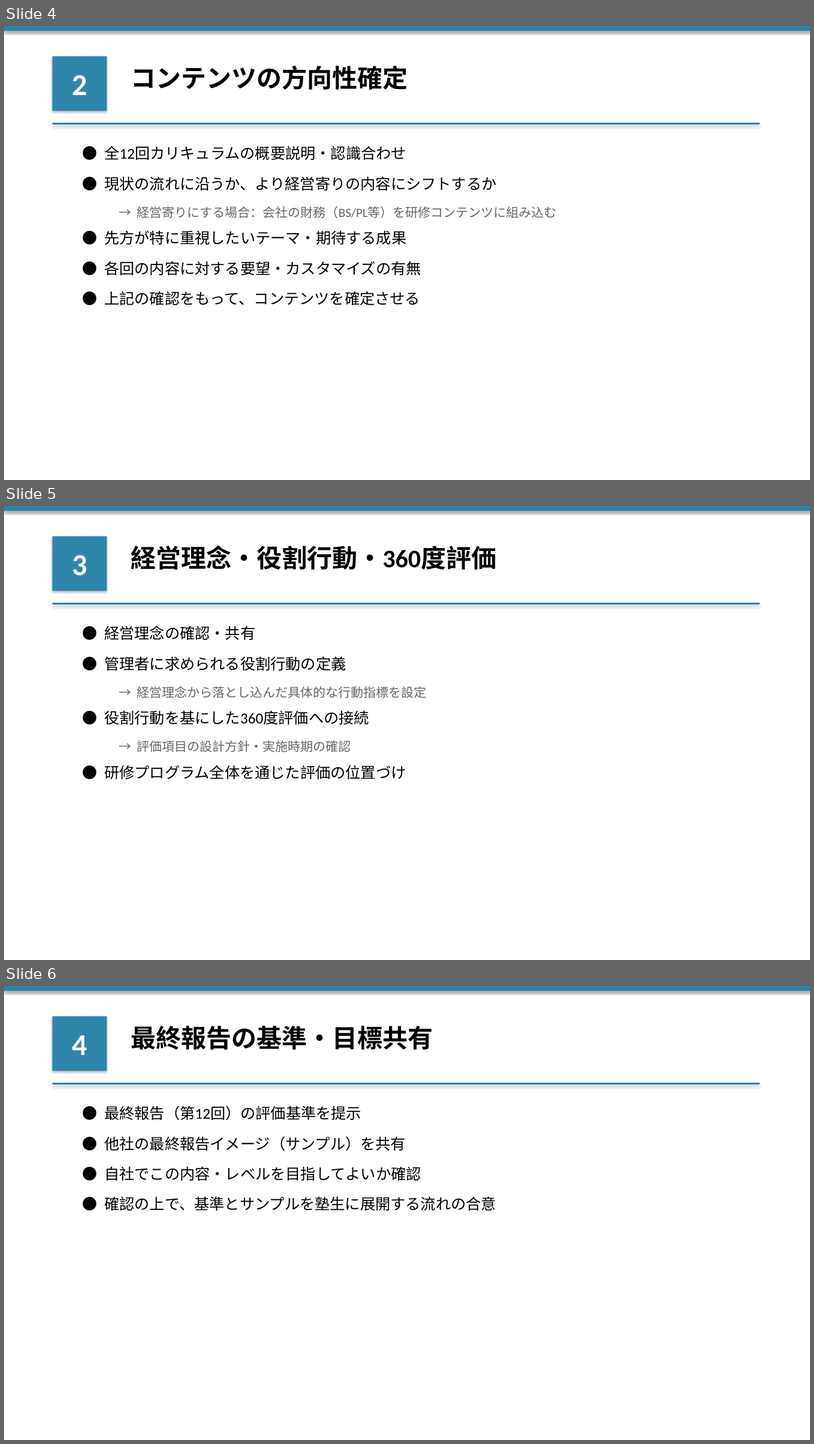
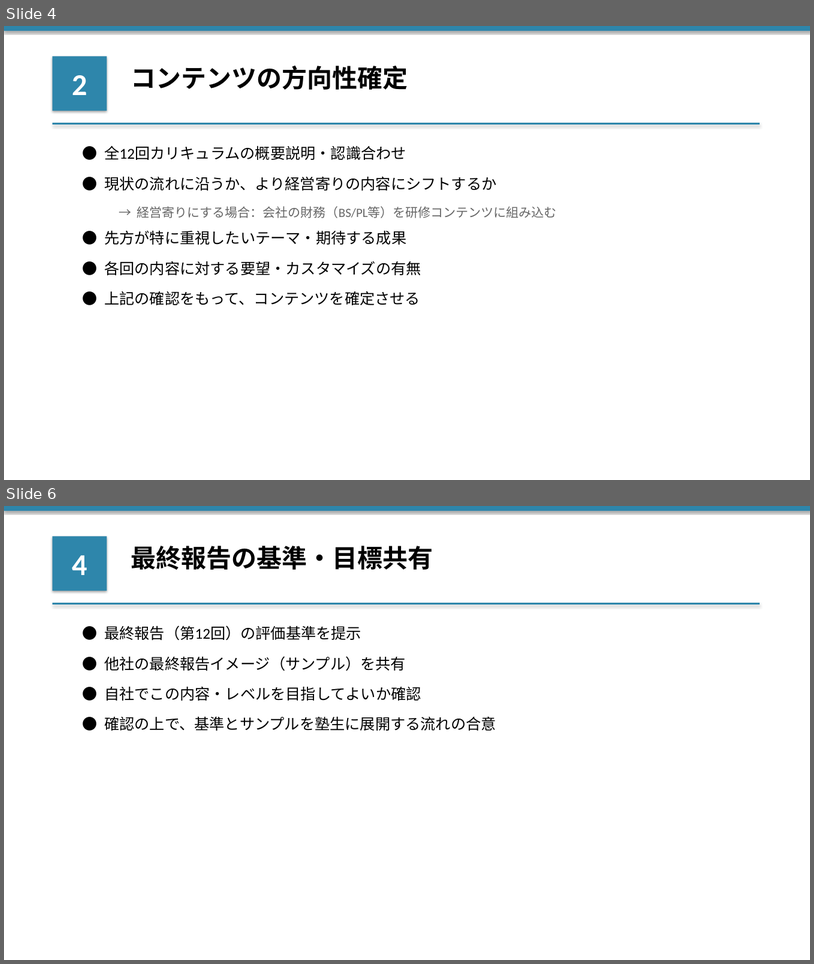
Before and after one commit to ennoshita-inc/training-taiko-kanri, a slide deck: clients/大晃産業/03_日程調整/【アジェンダ】20260323_打合せ.pptx. Shown one above the other, each under a label of ours: slides 4, 5 and 6 before the commit, slides 4 and 6 after it; the slides between them are not shown. The pictures are 814x1444 and 814x964 pixels, drawn with LibreOffice and Linux fonts; fonts in the diff are those of the drawing. Boxes give left, top, right and bottom in pixels: in the first picture for what was removed or moved away, otherwise in the second. Text is boxed around its words. In the diff, an @@ line names an element or a change of style, - is before the commit and + after.

```diff
--- a/clients/大晃産業/03_日程調整/【アジェンダ】20260323_打合せ.pptx
+++ b/clients/大晃産業/03_日程調整/【アジェンダ】20260323_打合せ.pptx
@@ slide 5 removed at [4, 506, 810, 960], background #FFFFFF @@
@@ rectangle removed at [4, 506, 810, 511] @@
@@ rectangle removed at [53, 536, 107, 591] @@
-3
@@ text removed at [131, 545, 497, 570] @@
-経営理念・役割行動・360度評価
@@ rectangle removed at [53, 603, 760, 604] @@
@@ text removed at [104, 625, 255, 640] @@
-● 経営理念の確認・共有
@@ text removed at [104, 656, 346, 670] @@
-● 管理者に求められる役割行動の定義
@@ text removed at [137, 686, 427, 698] @@
-→ 経営理念から落とし込んだ具体的な行動指標を設定
@@ text removed at [104, 710, 369, 724] @@
-● 役割行動を基にした360度評価への接続
@@ text removed at [137, 740, 351, 752] @@
-→ 評価項目の設計方針・実施時期の確認
@@ text removed at [104, 765, 406, 779] @@
-● 研修プログラム全体を通じた評価の位置づけ
```
Also in this commit, not shown: 1 slide changed, 1 slide added, 1 other file.
